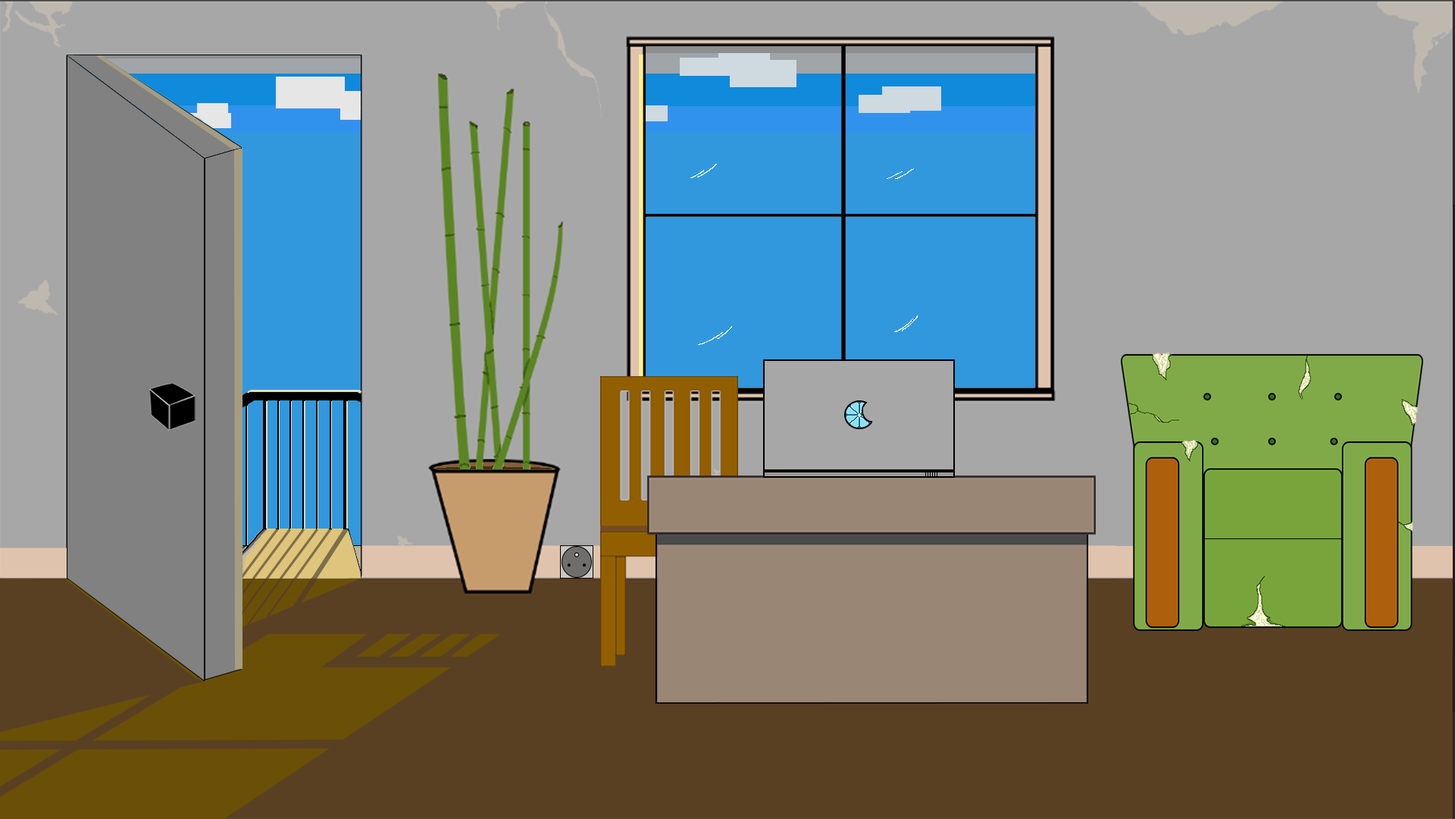
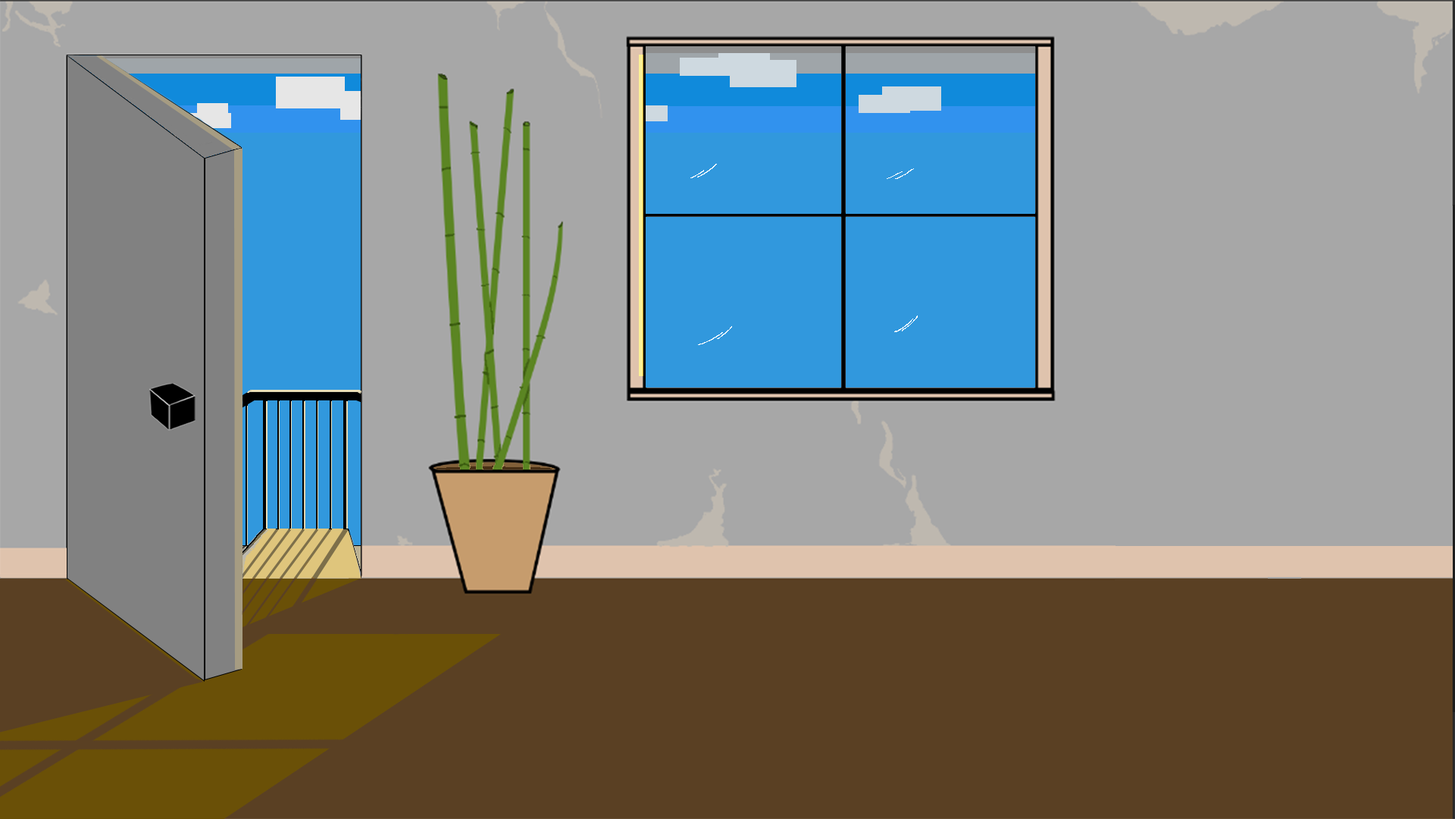
Layer changes from the first 1455 x 819 image to the second:
hid "Rectangle 5" over [320, 352, 1424, 704]
removed layer "Rectangle 7" over [320, 635, 364, 668]
hid "prise électrique copie" over [560, 544, 594, 579]
removed layer "Rectangle 6" over [320, 633, 480, 668]
painted on "Bureau ," over [320, 633, 480, 668]
